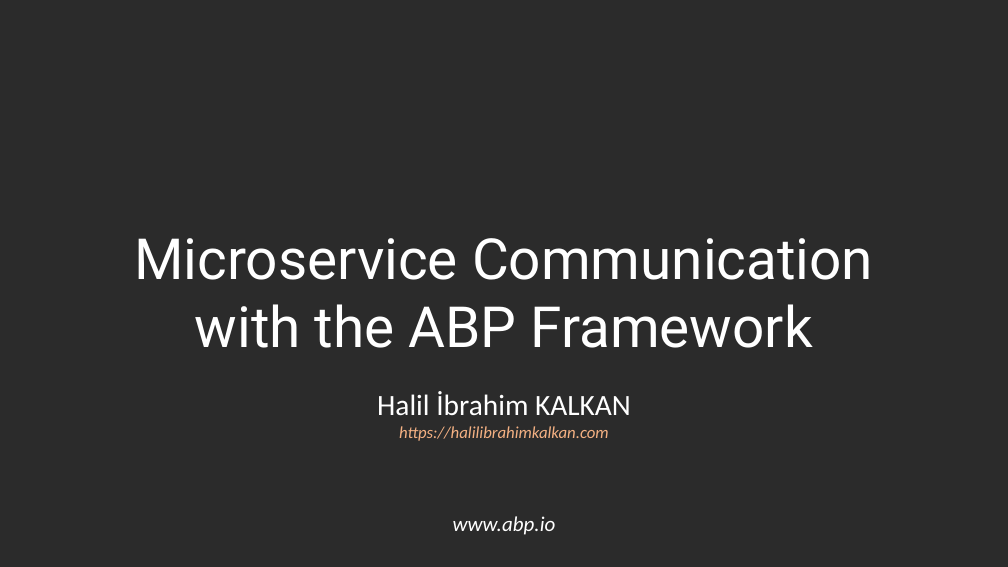
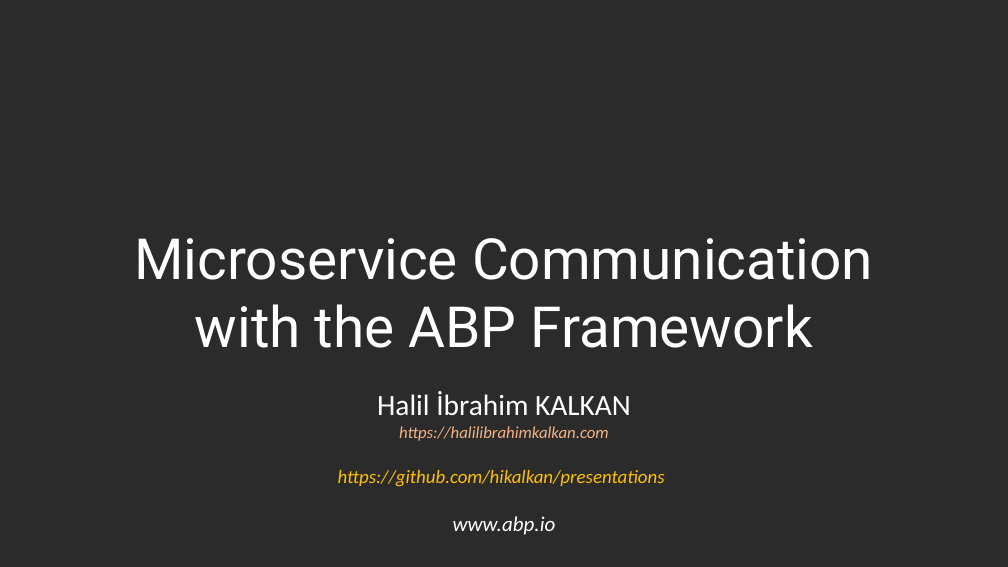
Before and after one commit to hikalkan/presentations, a slide deck: slide 1 of 2021-12-11 DOTNET Konf Azərbaycan/ABP-Microservice-Communication-Presentation.pptx. Drawn at 1008x567 pixels with LibreOffice and Linux fonts; fonts in the diff are those of the drawing; background and template pictures are left out; a plain dark background stands for a picture behind light text. Boxes give left, top, right and bottom in pixels: in the first picture for what was removed or moved away, otherwise in the second. Text is boxed around its words. In the diff, an @@ line names an element or a change of style, - is before the commit and + after.

```diff
--- a/2021-12-11 DOTNET Konf Azərbaycan/ABP-Microservice-Communication-Presentation.pptx
+++ b/2021-12-11 DOTNET Konf Azərbaycan/ABP-Microservice-Communication-Presentation.pptx
@@ text added at [338, 470, 665, 486], 18 pt, text #FFC000, italic @@
+https://github.com/hikalkan/presentations
```
Also in this commit, not shown: 1 other slide changed.
